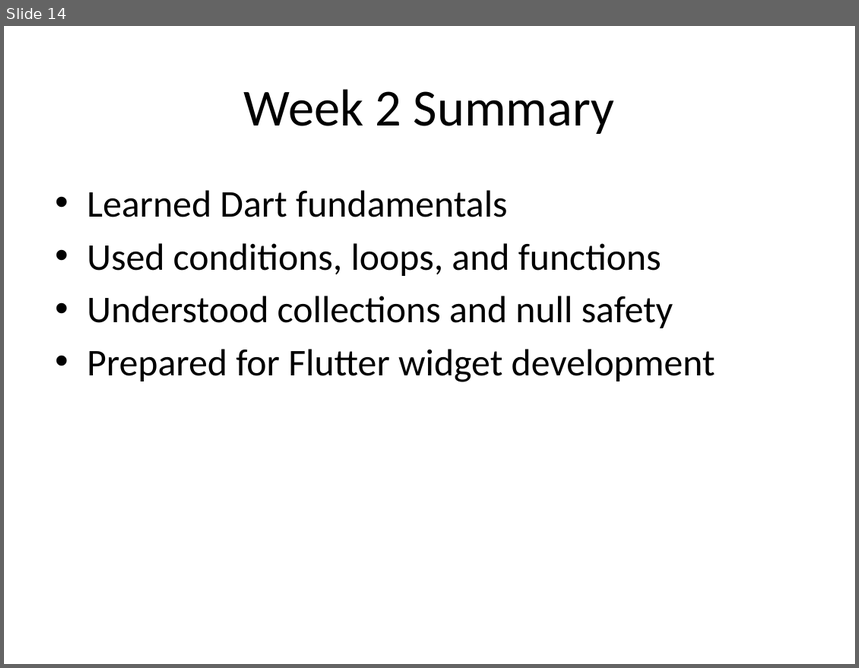
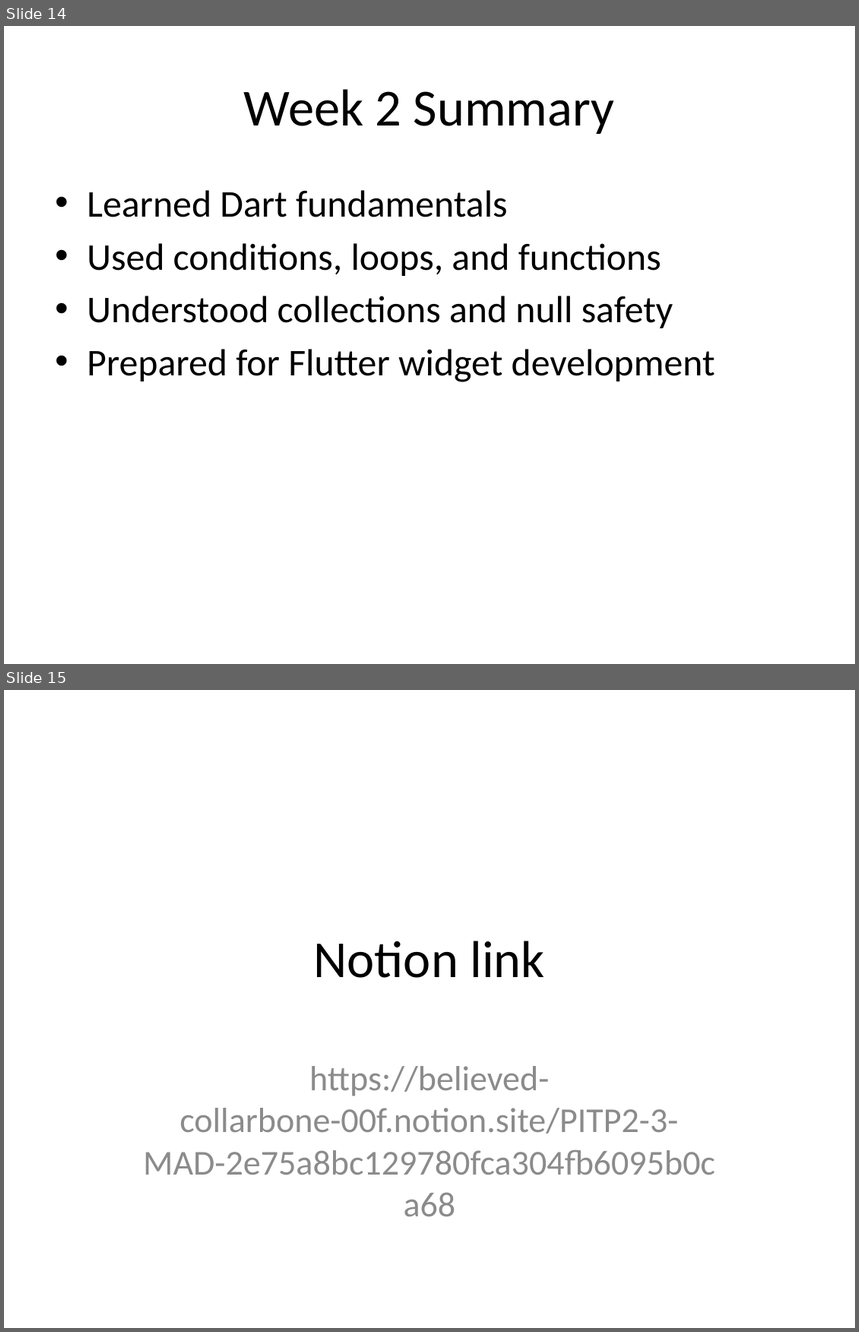
Before and after one commit to aburiro/flutter-complete-course, a slide deck: resources/PITP/Week_2_Dart_Programming_Basics.pptx. Shown one above the other, each under a label of ours: slide 14 before the commit, slides 14 and 15 after it. The pictures are 859x668 and 859x1332 pixels, drawn with LibreOffice and Linux fonts; fonts in the diff are those of the drawing. Boxes give left, top, right and bottom in pixels: in the first picture for what was removed or moved away, otherwise in the second. Text is boxed around its words. In the diff, an @@ line names an element or a change of style, - is before the commit and + after.

Commit message:
notion link

```diff
--- a/resources/PITP/Week_2_Dart_Programming_Basics.pptx
+++ b/resources/PITP/Week_2_Dart_Programming_Basics.pptx
@@ slide 15 added at (4,690,855,1328), background #FFFFFF @@
@@ title added at (314,941,544,978), 44 pt, text #000000 @@
+Notion link
@@ subtitle added at (143,1066,715,1175), 29.6 pt, text #8C8C8C @@
+https://believed-collarbone-00f.notion.site/PITP2-3-MAD-2e75a8bc129780fca304fb6095b0ca68
```
